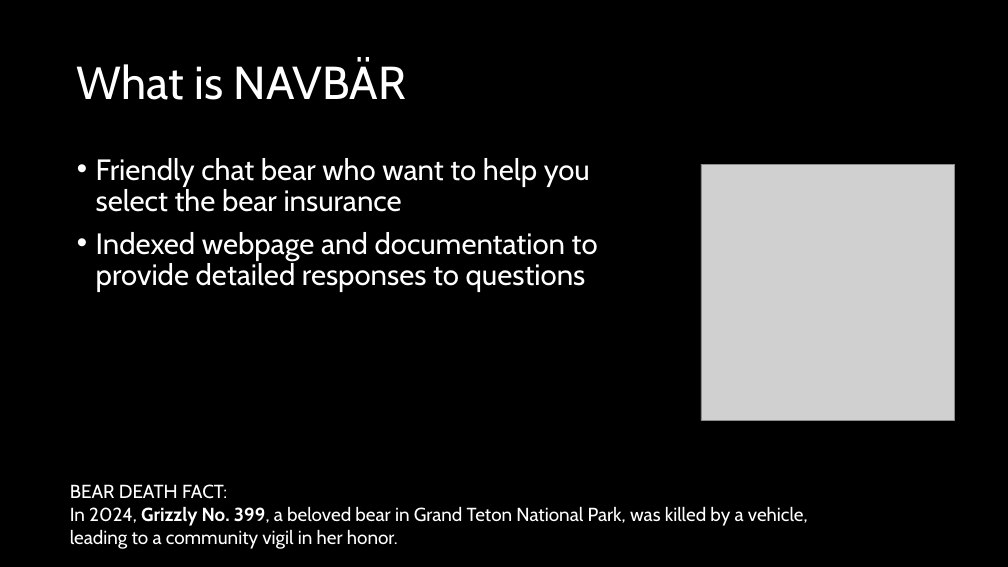
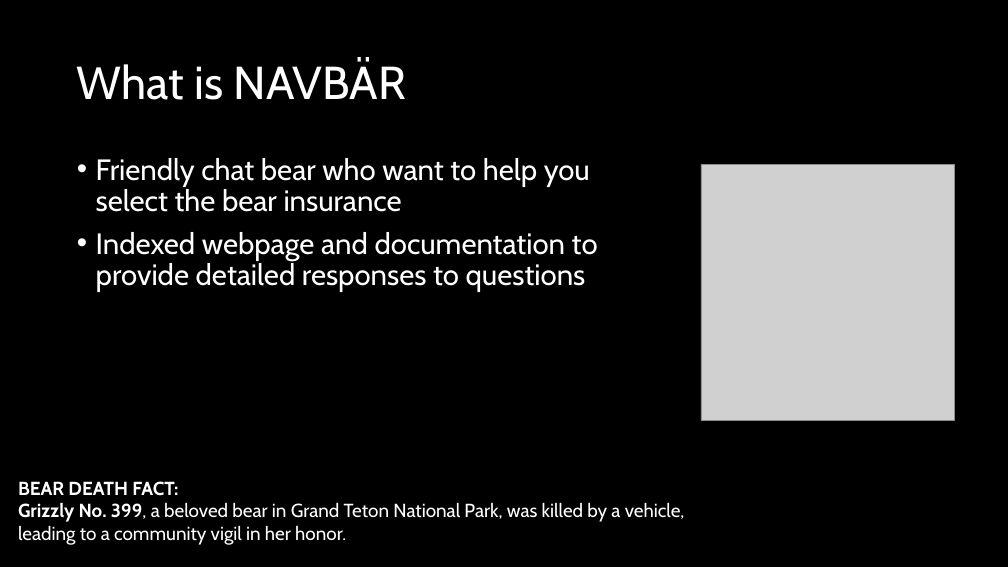
Before and after one commit to snophey/baselhack_2024, a slide deck: slide 5 of assets/presentation/ChatAVR.pptx. Drawn at 1008x567 pixels with LibreOffice and Linux fonts; fonts in the diff are those of the drawing; grey boxes stand for pictures. Boxes give left, top, right and bottom in pixels: in the first picture for what was removed or moved away, otherwise in the second. Text is boxed around its words. In the diff, an @@ line names an element or a change of style, - is before the commit and + after.

```diff
--- a/assets/presentation/ChatAVR.pptx
+++ b/assets/presentation/ChatAVR.pptx
@@ text "BEAR DEATH FACT:": place and size @@
-text "BEAR DEATH FACT:" at box(70, 484, 808, 549)
+text "BEAR DEATH FACT:" at box(18, 481, 685, 545)
@@ text at box(18, 502, 685, 522): text changed @@
-In 2024, Grizzly No. 399, a beloved bear in Grand Teton National Park, was killed by a vehicle,
+Grizzly No. 399, a beloved bear in Grand Teton National Park, was killed by a vehicle,
@@ text at box(18, 481, 178, 496): bold on in "BEAR DEATH FACT:" @@
```
Also in this commit, not shown: 5 other slides changed.
